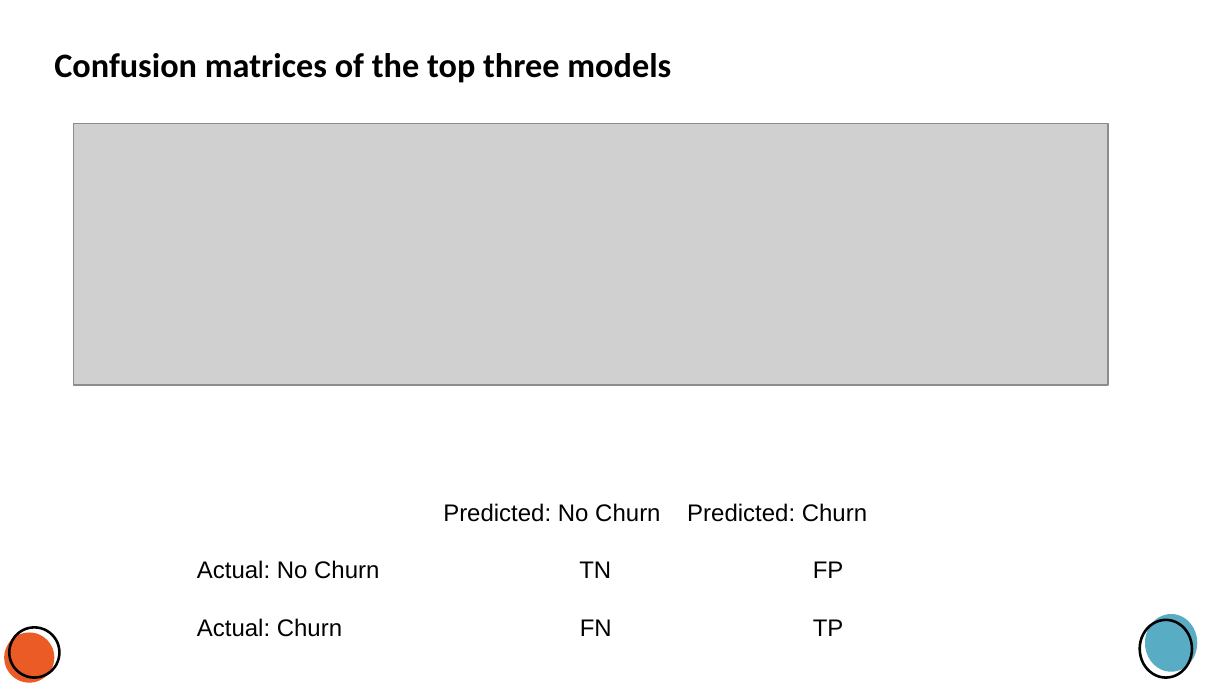
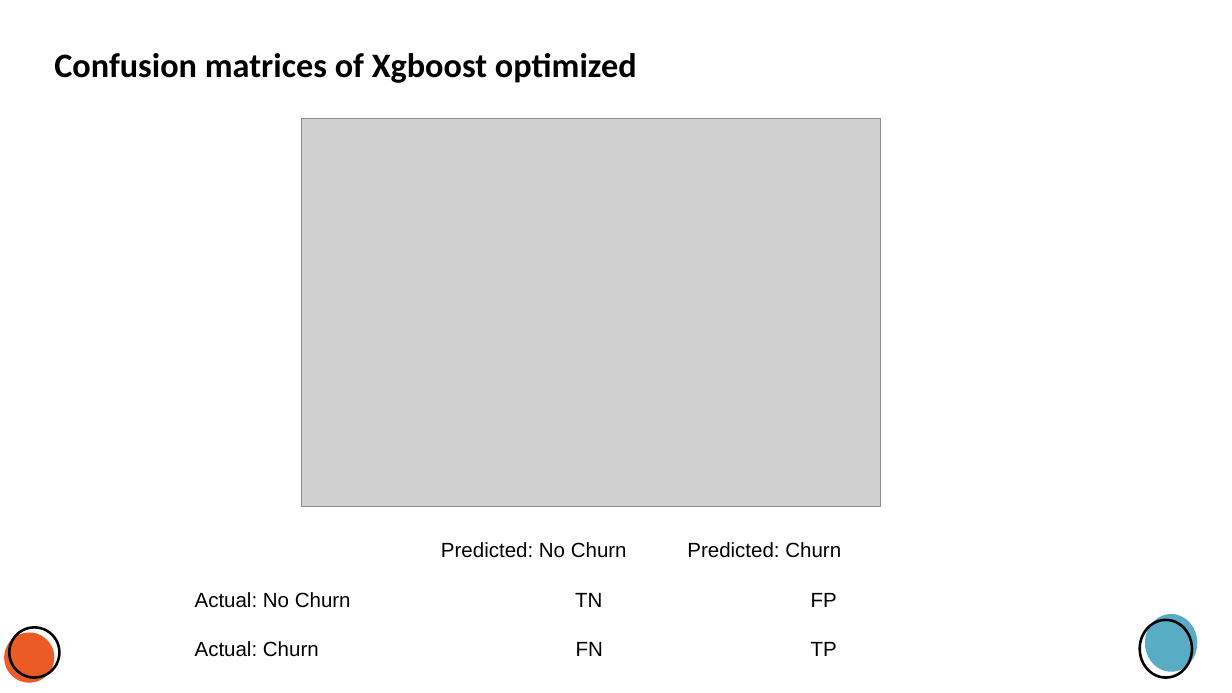
Before and after one commit to gwillcoding/ML_project, a slide deck: slide 9 of Project_presentation.pptx. Drawn at 1232x693 pixels with LibreOffice and Linux fonts; fonts in the diff are those of the drawing; grey boxes stand for pictures; background and template pictures are left out. Boxes give left, top, right and bottom in pixels: in the first picture for what was removed or moved away, otherwise in the second. Text is boxed around its words. In the diff, an @@ line names an element or a change of style, - is before the commit and + after.

```diff
--- a/Project_presentation.pptx
+++ b/Project_presentation.pptx
@@ title at [54,53,637,83]: text changed @@
-Confusion matrices of the top three models
+Confusion matrices of Xgboost optimized
@@ picture added at [302,118,881,506] @@
@@ picture removed at [74,123,1109,386] @@
@@ text "Predicted: No Churn Predicted: Churn": place and size @@
-text "Predicted: No Churn Predicted: Churn" at [197,503,867,637]
+text "Predicted: No Churn Predicted: Churn" at [195,542,841,657]
@@ text "Predicted: No Churn Predicted: Churn" at [195,542,841,657]: size 14 to 12 pt @@
```
Also in this commit, not shown: 8 other slides changed, 2 slides added, 1 slide removed, 1 other file.
